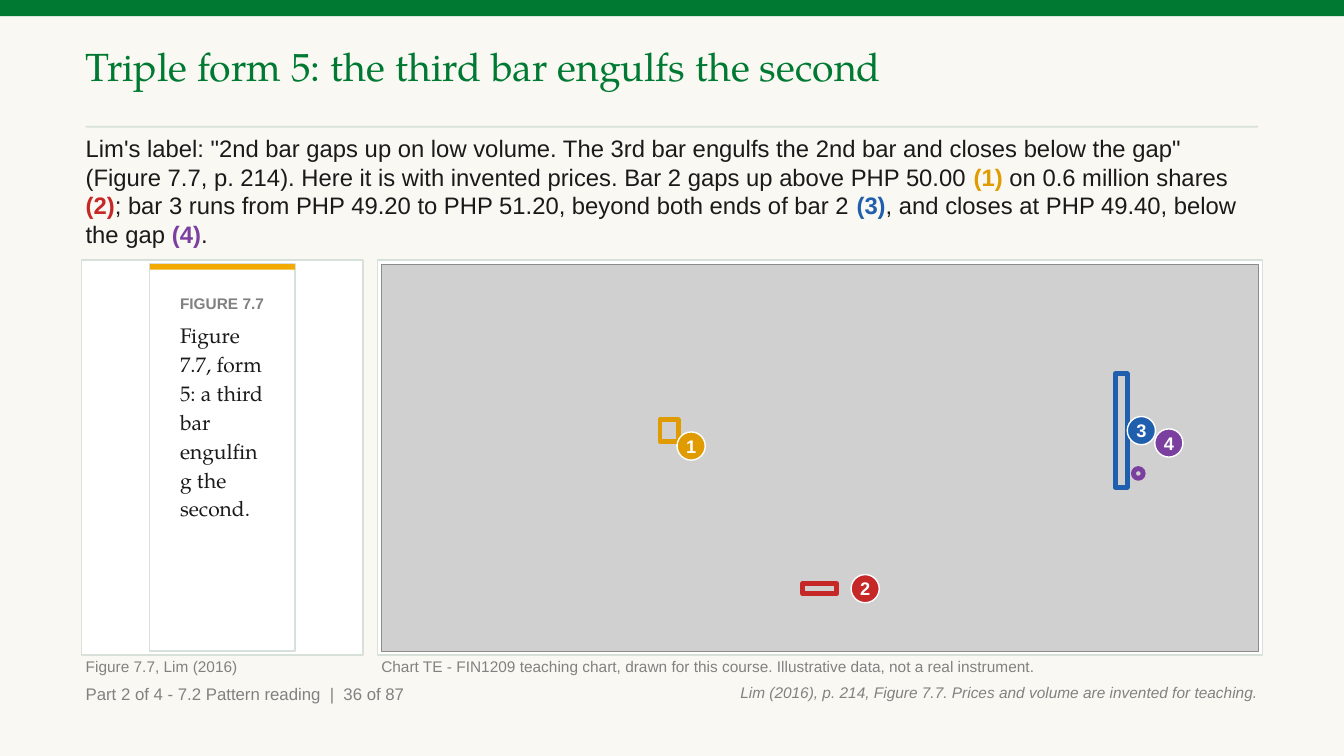
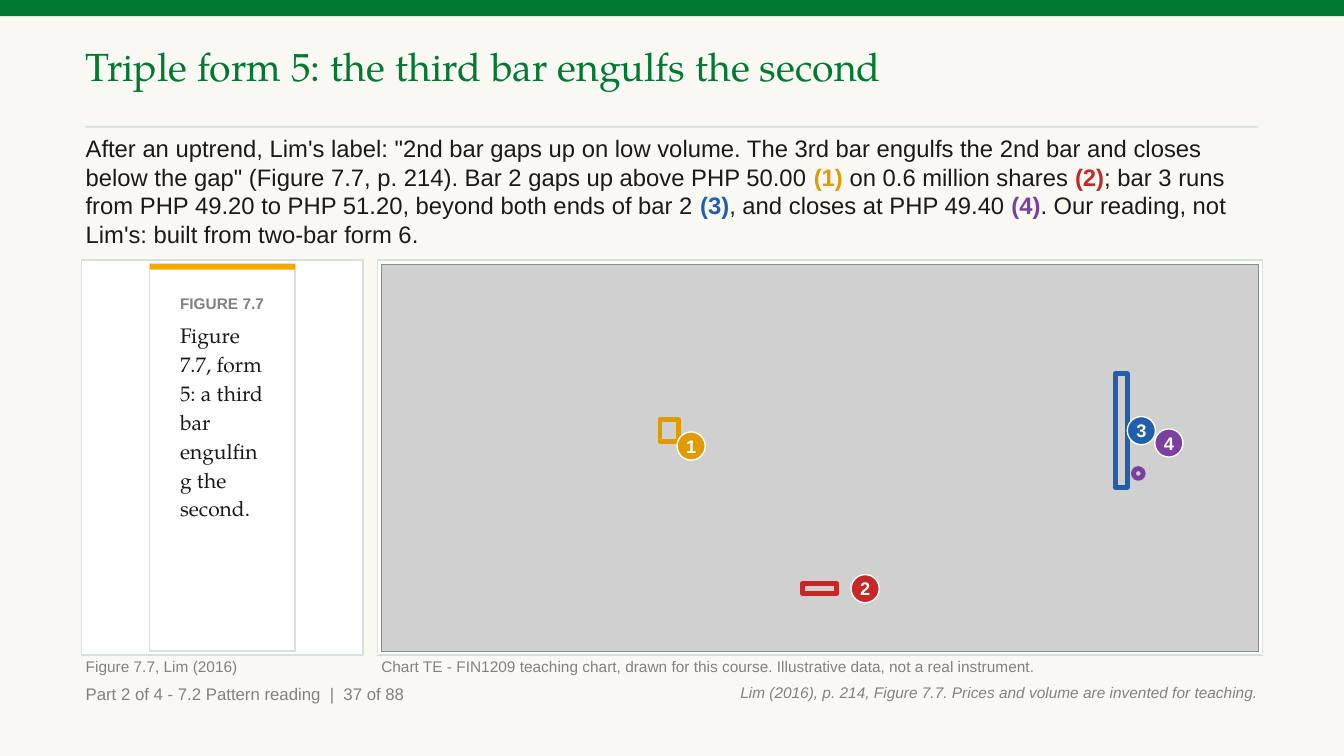
Before and after one commit to benjiesotelo-sudo/Telos_FIN1209, a slide deck: slide 81 of chapter-07/FIN1209-Chapter-07.pptx (slide 80 before the commit). Drawn at 1344x756 pixels with LibreOffice and Linux fonts; fonts in the diff are those of the drawing; grey boxes stand for pictures. Boxes give left, top, right and bottom in pixels: in the first picture for what was removed or moved away, otherwise in the second. Text is boxed around its words. In the diff, an @@ line names an element or a change of style, - is before the commit and + after.

```diff
--- a/chapter-07/FIN1209-Chapter-07.pptx
+++ b/chapter-07/FIN1209-Chapter-07.pptx
@@ text at <box>86,139,1226,244</box>: text changed @@
-Lim's label: "2nd bar gaps up on low volume. The 3rd bar engulfs the 2nd bar and closes below the gap" (Figure 7.7, p. 214). Here it is with invented prices. Bar 2 gaps up above PHP 50.00 (1) on 0.6 million shares (2); bar 3 runs from PHP 49.20 to PHP 51.20, beyond both ends of bar 2 (3), and closes at PHP 49.40, below the gap (4).
+After an uptrend, Lim's label: "2nd bar gaps up on low volume. The 3rd bar engulfs the 2nd bar and closes below the gap" (Figure 7.7, p. 214). Bar 2 gaps up above PHP 50.00 (1) on 0.6 million shares (2); bar 3 runs from PHP 49.20 to PHP 51.20, beyond both ends of bar 2 (3), and closes at PHP 49.40 (4). Our reading, not Lim's: built from two-bar form 6.
@@ text at <box>86,688,404,704</box>: text changed @@
-Part 2 of 4 - 7.2 Pattern reading | 36 of 87
+Part 2 of 4 - 7.2 Pattern reading | 37 of 88
```
Also in this commit, not shown: 86 other slides changed, 1 slide added, 2 other files.
